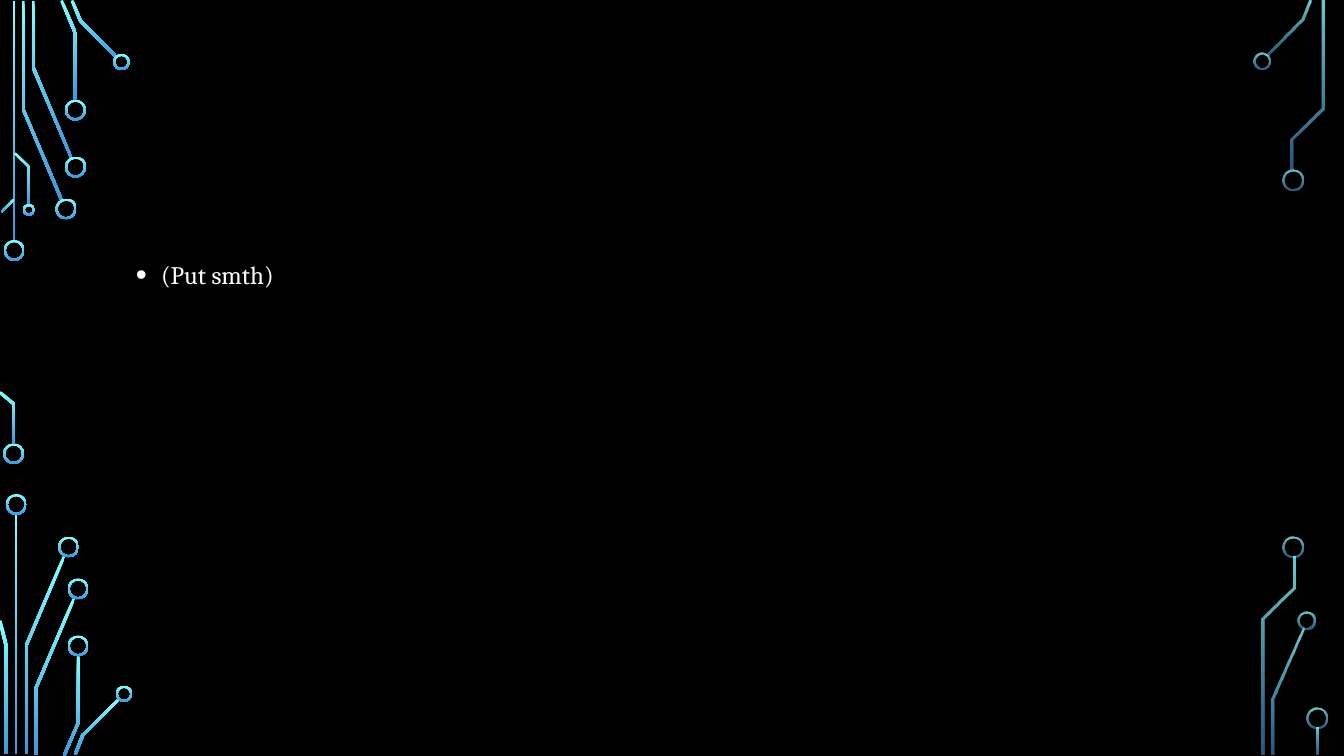
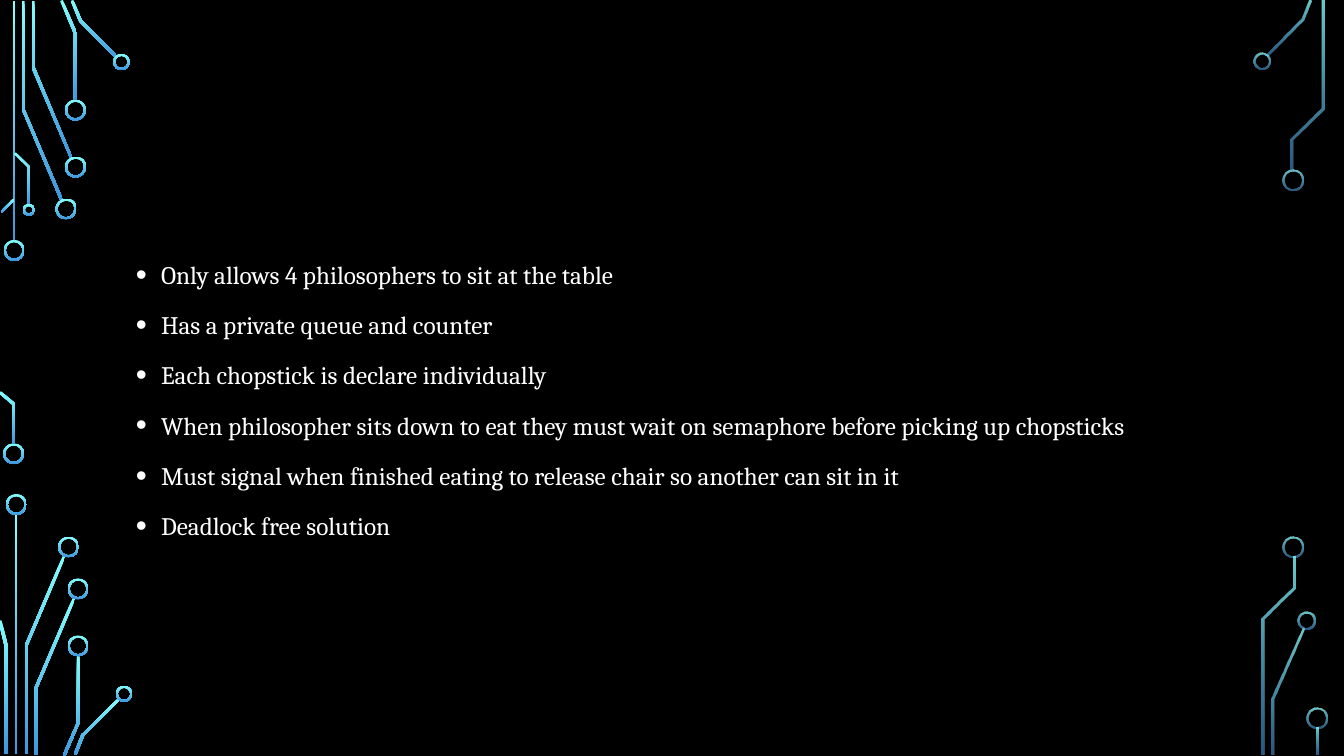
Before and after one commit to StevenKelly99/Stressfree-Pets, a slide deck: slide 6 of final_Presentation.pptx. Drawn at 1344x756 pixels with LibreOffice and Linux fonts; fonts in the diff are those of the drawing; background and template pictures are left out. Boxes give left, top, right and bottom in pixels: in the first picture for what was removed or moved away, otherwise in the second. Text is boxed around its words. In the diff, an @@ line names an element or a change of style, - is before the commit and + after.

```diff
--- a/final_Presentation.pptx
+++ b/final_Presentation.pptx
@@ text at bbox=[161, 266, 1124, 536]: text changed @@
-• (Put smth)
+• Only allows 4 philosophers to sit at the table
+• Has a private queue and counter
+• Each chopstick is declare individually
+• When philosopher sits down to eat they must wait on semaphore before picking up chopsticks
+• Must signal when finished eating to release chair so another can sit in it
+• Deadlock free solution
```
Also in this commit, not shown: 1 other slide changed, 1 slide added, 1 slide removed, 1 other file.
